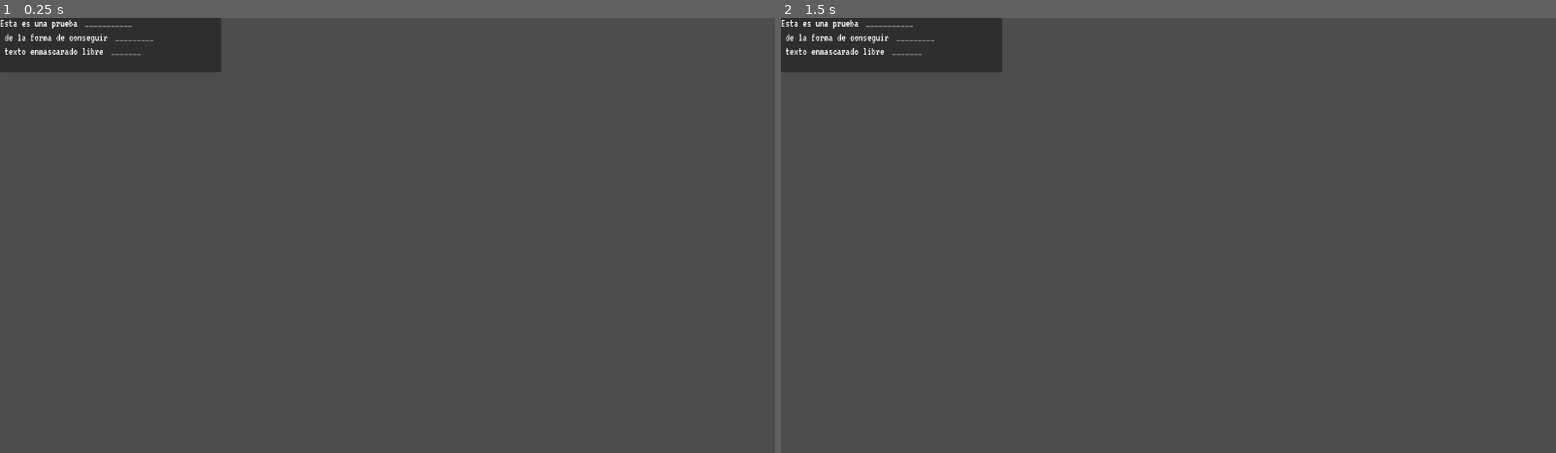
Above: before the commit, frames 1-2 (left to right).
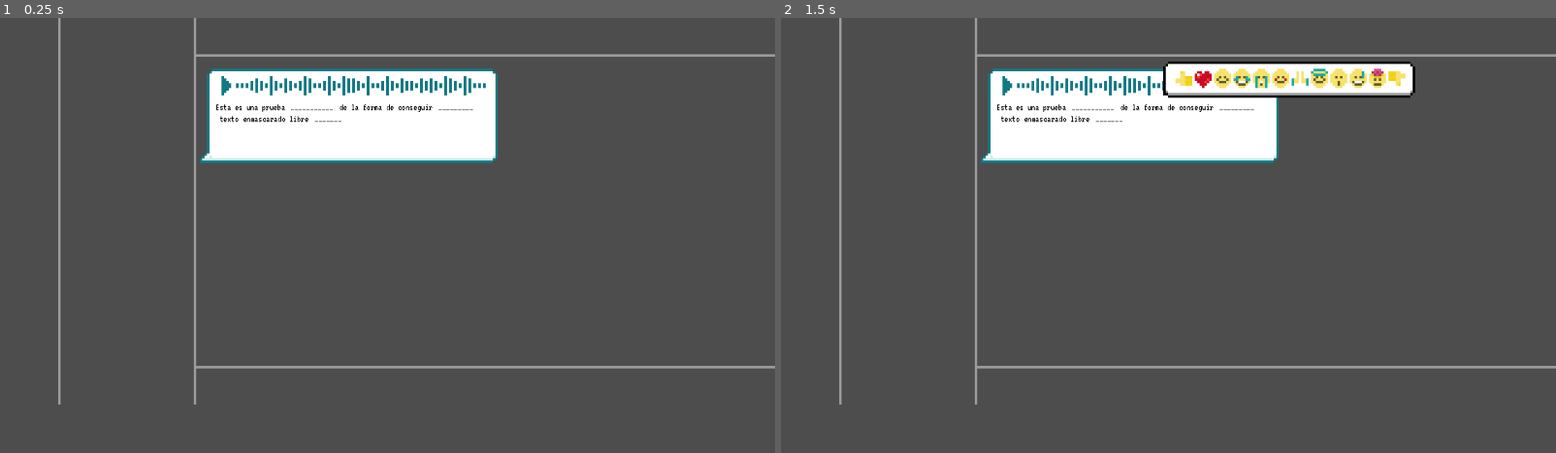
Above: after the commit, the same moments.

Repository: IES-Rafael-Alberti/mas_k_app
Game: Godot game, scene res://scenes/game.tscn
The game is run twice, just before and just after one commit, with the same random seed, the same clock (stepped at 60 frames per second) and the same inputs.
Inputs (mouse positions are in pixels of both pictures, inside the frame that each line leads up to):
- Up to frame 1 (0.25 s): no input
- Up to frame 2 (1.5 s): tap Enter (next, bound only after the commit) at 0.5, 1.35 s; move the mouse to (1339, 213) at 0.52 s; hold Enter (next, bound only after the commit) 0.53-1.28 s; click (1339, 213) at 0.67 s; tap Space at 1.25 s; move the mouse to (1013, 257) at 1.27 s; click (1013, 257) at 1.42 s

The runs differ from the first frame. In frame 1, 13% of the frame differs, in the area x 0-100%, y 0-89%; in frame 2, 15%.

Commit message:
principal sequence initial

Diff:
--- a/project.godot
+++ b/project.godot
@@ -18,3 +18,16 @@
 [autoload]
 
 LanLobby="*uid://cetu2guqq3xac"
+
+[display]
+
+window/size/viewport_width=1920
+window/size/viewport_height=1080
+
+[input]
+
+next={
+"deadzone": 0.2,
+"events": [Object(InputEventKey,"resource_local_to_scene":false,"resource_name":"","device":0,"window_id":0,"alt_pressed":false,"shift_pressed":false,"ctrl_pressed":false,"meta_pressed":false,"pressed":false,"keycode":0,"physical_keycode":4194309,"key_label":0,"unicode":0,"location":0,"echo":false,"script":null)
+]
+}
--- /dev/null
+++ b/scenes/conversation_p1.tscn
@@ -0,0 +1,31 @@
+[gd_scene format=3 uid="uid://cl3jlghbk3fir"]
+
+[ext_resource type="Texture2D" uid="uid://dapwp444my1k" path="res://art/assets/mensaje-jugadore-azul.png" id="1_waefy"]
+[ext_resource type="PackedScene" uid="uid://c7e4wqewyqgwa" path="res://scenes/message.tscn" id="2_jr6y8"]
+[ext_resource type="Script" uid="uid://c3wffgetrvj2f" path="res://scripts/conversation_panel.gd" id="2_sk1ag"]
+[ext_resource type="Texture2D" uid="uid://buqednxbxu07t" path="res://art/assets/mensaje-emociones-light.png" id="4_sk1ag"]
+
+[sub_resource type="StyleBoxEmpty" id="StyleBoxEmpty_iywne"]
+
+[node name="Conversation_p1" type="TextureRect" unique_id=1054992858]
+size_flags_horizontal = 0
+texture = ExtResource("1_waefy")
+stretch_mode = 4
+script = ExtResource("2_sk1ag")
+
+[node name="Panel" parent="." unique_id=190659816 instance=ExtResource("2_jr6y8")]
+layout_mode = 0
+offset_left = 45.0
+offset_top = 113.0
+offset_right = 726.0
+offset_bottom = 243.0
+theme_override_styles/panel = SubResource("StyleBoxEmpty_iywne")
+
+[node name="Emojis_panel" type="TextureRect" parent="." unique_id=1898780182]
+visible = false
+layout_mode = 0
+offset_left = 434.0
+offset_top = -18.0
+offset_right = 1106.0
+offset_bottom = 126.0
+texture = ExtResource("4_sk1ag")
--- /dev/null
+++ b/scenes/conversation_p2.tscn
@@ -0,0 +1,37 @@
+[gd_scene format=3 uid="uid://d1ed7v2jfqboh"]
+
+[ext_resource type="Texture2D" uid="uid://rg75uvyts071" path="res://art/assets/mensaje-jugadore-rosa.png" id="1_03p5u"]
+[ext_resource type="Script" uid="uid://c3wffgetrvj2f" path="res://scripts/conversation_panel.gd" id="2_8p0ow"]
+[ext_resource type="PackedScene" uid="uid://c7e4wqewyqgwa" path="res://scenes/message.tscn" id="2_nvsum"]
+[ext_resource type="Texture2D" uid="uid://buqednxbxu07t" path="res://art/assets/mensaje-emociones-light.png" id="4_8p0ow"]
+
+[sub_resource type="StyleBoxEmpty" id="StyleBoxEmpty_iywne"]
+
+[node name="Conversation_p2" type="TextureRect" unique_id=507673615]
+anchors_preset = 1
+anchor_left = 1.0
+anchor_right = 1.0
+offset_left = -768.0
+offset_bottom = 288.0
+grow_horizontal = 0
+size_flags_horizontal = 8
+texture = ExtResource("1_03p5u")
+stretch_mode = 4
+script = ExtResource("2_8p0ow")
+
+[node name="Panel" parent="." unique_id=190659816 instance=ExtResource("2_nvsum")]
+layout_mode = 0
+offset_left = 45.0
+offset_top = 113.0
+offset_right = 726.0
+offset_bottom = 243.0
+theme_override_styles/panel = SubResource("StyleBoxEmpty_iywne")
+
+[node name="Emojis_panel" type="TextureRect" parent="." unique_id=169283335]
+visible = false
+layout_mode = 0
+offset_left = -324.0
+offset_top = -17.0
+offset_right = 348.0
+offset_bottom = 127.0
+texture = ExtResource("4_8p0ow")
--- a/scenes/game.tscn
+++ b/scenes/game.tscn
@@ -3,12 +3,30 @@
 [ext_resource type="Script" uid="uid://dmmxio8jcxt3l" path="res://scripts/game.gd" id="1_yqjtg"]
 [ext_resource type="PackedScene" uid="uid://dh3l1lj5ktbgy" path="res://scenes/line_text.tscn" id="2_lbhrr"]
 [ext_resource type="PackedScene" uid="uid://cxqe5xvetca7k" path="res://scenes/line_edit.tscn" id="3_lnu2h"]
-[ext_resource type="PackedScene" uid="uid://c7e4wqewyqgwa" path="res://scenes/message.tscn" id="4_lbhrr"]
+[ext_resource type="PackedScene" uid="uid://cl3jlghbk3fir" path="res://scenes/conversation_p1.tscn" id="4_p57ef"]
+[ext_resource type="Texture2D" uid="uid://cm7b85xhripvq" path="res://art/prototype/back_placeholder.png" id="4_u5sy4"]
+[ext_resource type="PackedScene" uid="uid://d1ed7v2jfqboh" path="res://scenes/conversation_p2.tscn" id="5_u5sy4"]
 
 [node name="Game" type="Node2D" unique_id=1547055071]
 script = ExtResource("1_yqjtg")
 text_file = "res://text/first_text.txt"
 normal_text_scene = ExtResource("2_lbhrr")
 masked_text_scene = ExtResource("3_lnu2h")
+text_container_p1 = ExtResource("4_p57ef")
+text_container_p2 = ExtResource("5_u5sy4")
 
-[node name="Panel" parent="." unique_id=190659816 instance=ExtResource("4_lbhrr")]
+[node name="Background" type="TextureRect" parent="." unique_id=1401381384]
+offset_right = 40.0
+offset_bottom = 40.0
+texture = ExtResource("4_u5sy4")
+
+[node name="ScrollContainer" type="ScrollContainer" parent="." unique_id=546000667]
+offset_left = 489.0
+offset_top = 96.0
+offset_right = 1916.0
+offset_bottom = 863.0
+
+[node name="Conversations" type="VBoxContainer" parent="ScrollContainer" unique_id=1025901083]
+layout_mode = 2
+size_flags_horizontal = 3
+size_flags_vertical = 3
--- a/scripts/conversation.gd
+++ b/scripts/conversation.gd
@@ -1,11 +1,14 @@
 class_name Conversation
 extends Node
+
+@export var conversation_panel: ConversationPanel
 
 var normal_text_scene: PackedScene = load("res://scenes/line_text.tscn")
 var masked_text_scene: PackedScene = load("res://scenes/line_edit.tscn")
 
-func _init(file_name, text_container):
-	load_file(file_name, text_container)
+func _init(file_name, _conversation_panel):
+	conversation_panel = _conversation_panel
+	load_file(file_name, _conversation_panel.get_panel())
 
 func load_file(file_name: String, text_container):
 	var text = load_from_file(file_name)
--- /dev/null
+++ b/scripts/conversation_panel.gd
@@ -0,0 +1,24 @@
+class_name ConversationPanel
+extends TextureRect
+
+signal emojis_selected
+
+var emojis_selection: bool = false
+
+func _input(event: InputEvent) -> void:
+	if event is InputEventMouseButton:
+		if emojis_selection and event.button_index == MOUSE_BUTTON_LEFT and event.pressed:
+			print(event.position)
+			var rect = $Emojis_panel.get_global_rect()
+			var mouse_position = $Emojis_panel.get_global_mouse_position()
+			if rect.has_point(mouse_position):
+				emojis_selection = false
+				show_emojis(false)
+				emojis_selected.emit()
+
+func get_panel():
+	return $Panel/TextContainer
+
+func show_emojis(_visible:bool = true):
+	$Emojis_panel.visible = _visible
+	emojis_selection = _visible
--- a/scripts/game.gd
+++ b/scripts/game.gd
@@ -6,15 +6,43 @@
 @export var masked_text_scene: PackedScene
 @export var typed_text_scene: PackedScene
 
-@onready var text_container = $Panel/TextContainer
+@export var text_container_p1: PackedScene
+@export var text_container_p2: PackedScene
+
+@onready var conversations_panel = $ScrollContainer/Conversations
+@onready var scroll_container = $ScrollContainer
 
 var container_margin = 10.0
 var current_conversation: Conversation
 
+var players: Array[PackedScene]
+var current_player = 0
+var current_phase = 0
+
 func _ready() -> void:
-	current_conversation = Conversation.new(text_file, text_container)
-
+	players = [text_container_p1, text_container_p2]
+	next_player(true)
 
 func _input(event: InputEvent) -> void:
 	if event.is_action_pressed("ui_cancel"):
 		get_tree().quit()
+	if event.is_action_pressed("next") and not current_phase:
+		next_action()
+	scroll_container.set_deferred("scroll_vertical", scroll_container.get_v_scroll_bar().max_value)
+
+func next_action():
+	if current_phase:
+		next_player()
+		current_phase = 0
+	else:
+		current_conversation.conversation_panel.show_emojis()
+		current_phase = 1
+		current_conversation.conversation_panel.emojis_selected.connect(next_action)
+
+func next_player(first: bool = false):
+	if not first:
+		current_player += 1
+		current_player %= 2
+	var conversation = players[current_player].instantiate()
+	conversations_panel.add_child(conversation)
+	current_conversation = Conversation.new(text_file, conversation)
--- a/themes/inputtext.tres
+++ b/themes/inputtext.tres
@@ -3,6 +3,13 @@
 [ext_resource type="FontFile" uid="uid://cc6q3vdvv2kti" path="res://fonts/VT323-Regular.ttf" id="1_xx3mc"]
 
 [resource]
+Label/colors/font_color = Color(0, 0, 0, 1)
+Label/font_sizes/font_size = 24
 Label/fonts/font = ExtResource("1_xx3mc")
+LineEdit/colors/caret_color = Color(0, 0, 0, 1)
+LineEdit/colors/font_color = Color(0, 0, 0, 1)
+LineEdit/colors/font_placeholder_color = Color(0, 0, 0, 0.6)
+LineEdit/font_sizes/font_size = 24
 LineEdit/fonts/font = ExtResource("1_xx3mc")
+TextEdit/font_sizes/font_size = 16
 TextEdit/fonts/font = ExtResource("1_xx3mc")
Not shown, added: art/assets/logo-malaga-jam.png.import
Not shown, added: art/assets/logo-mas_k_app-azul.png.import
Not shown, added: art/assets/logo-mas_k_app-banco.png.import
Not shown, added: art/assets/logo-mas_k_app-negro.png.import
Not shown, added: art/assets/logo-mas_k_app-rosa.png.import
Not shown, added: art/assets/mensaje-emociones-azul.png.import
Not shown, added: art/assets/mensaje-emociones-dark.png.import
Binary file changed: art/assets/mensaje-emociones-light.png
Not shown, added: art/assets/mensaje-emociones-light.png.import
Not shown, added: art/assets/mensaje-emociones-rosa.png.import
Not shown, added: art/assets/mensaje-jugadore-azul.png.import
Not shown, added: art/assets/mensaje-jugadore-blanco.png.import
(and 12 more such lines)
